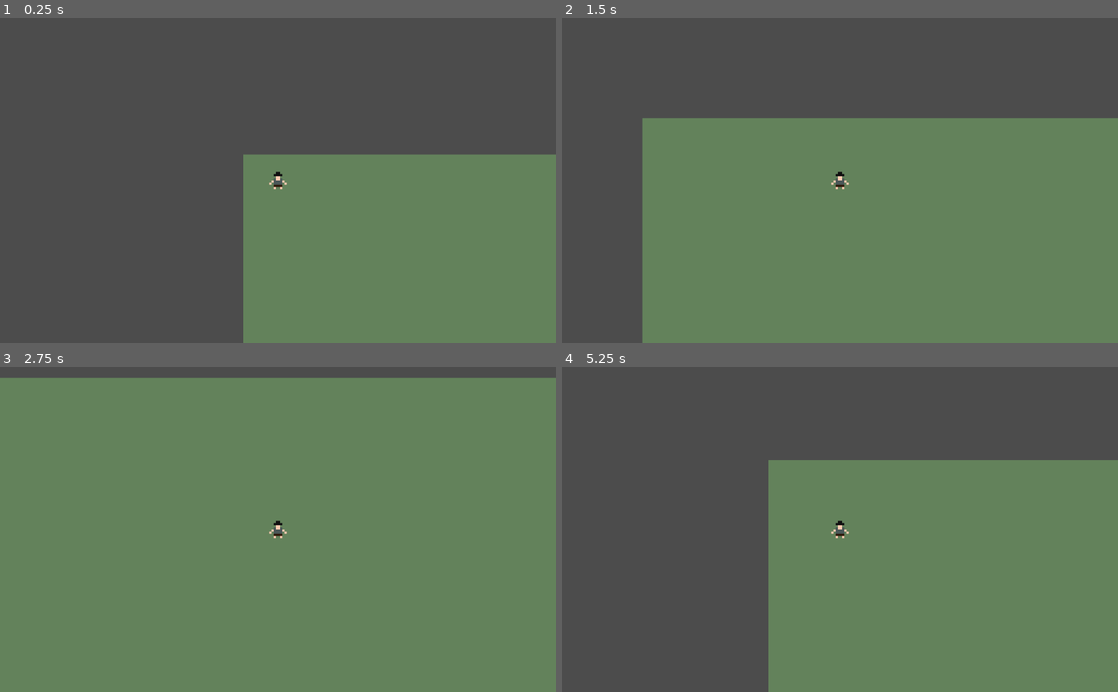
Above: before the commit, frames 1-4 (two rows, left to right).
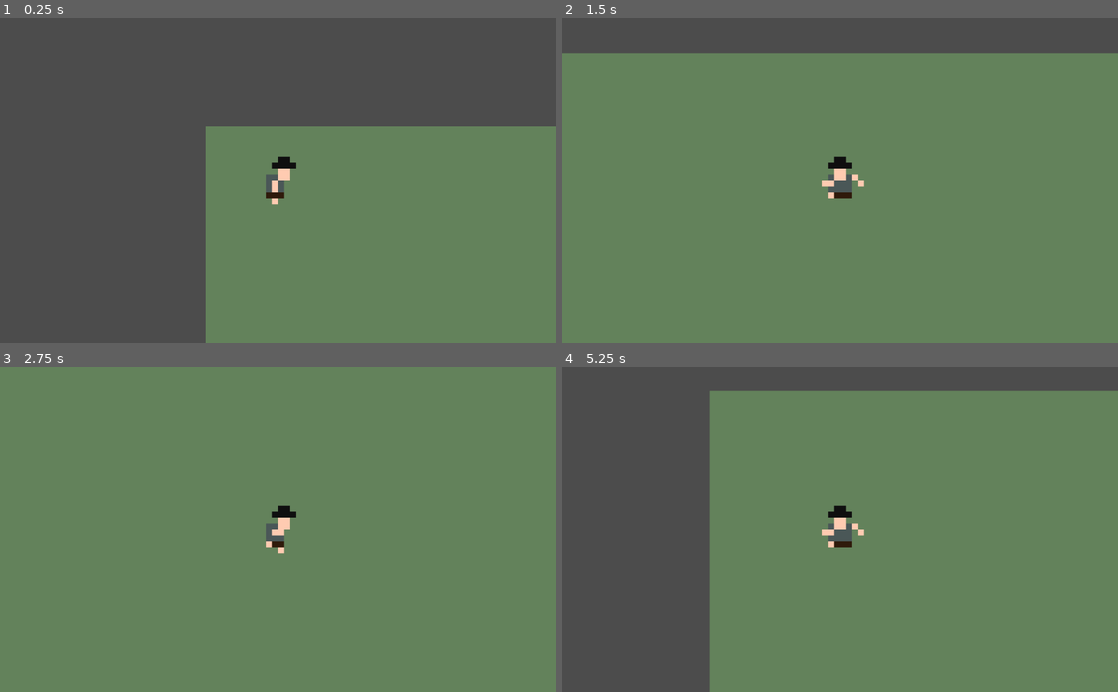
Above: after the commit, the same moments.

Repository: jaydensipe/FarmNer-Revival
Game: Godot game, scene res://FarmNer/Levels/MainLevel.tscn
The game is run twice, just before and just after one commit, with the same random seed, the same clock (stepped at 60 frames per second) and the same inputs.
Inputs:
- Up to frame 1 (0.25 s): no input
- Up to frame 2 (1.5 s): hold D (Right) 0.53-1.28 s; hold Shift (Shift) 0.53-1.28 s; hold S (Down) from 1.28 s (still down); tap Shift (Shift) at 1.35 s
- Up to frame 3 (2.75 s): release S (Down) at 2.03 s; hold D (Right) from 2.03 s (still down); hold Shift (Shift) from 2.03 s (still down)
- Up to frame 4 (5.25 s): release D (Right) at 2.78 s; release Shift (Shift) at 2.78 s; hold W (Up) 2.78-3.53 s; tap Shift (Shift) at 2.85, 4.35 s; hold Shift (Shift) 3.53-4.28 s; hold A (Left) 3.53-5.03 s; hold S (Down) from 5.03 s (still down); hold Shift (Shift) from 5.03 s (still down)

The runs differ from the first frame. In frame 1, 9.9% of the frame differs, in the area x 37-100%, y 33-100%; in frame 2, 30%, in the area x 0-100%, y 10-100%; in frame 3, 3.9%; in frame 4, 24%.

Commit message:
Player movement and animations worked on

Diff:
--- a/FarmNer/Levels/MainLevel.tscn
+++ b/FarmNer/Levels/MainLevel.tscn
@@ -1,6 +1,6 @@
 [gd_scene load_steps=2 format=2]
 
-[ext_resource path="res://FarmNer/Player.tscn" type="PackedScene" id=1]
+[ext_resource path="res://FarmNer/Player/Player.tscn" type="PackedScene" id=1]
 
 [node name="Game" type="Node2D"]
 
--- a/FarmNer/Player.gd
+++ /dev/null
@@ -1,26 +0,0 @@
-extends KinematicBody2D
-
-export (int) var speed = 75
-
-var velocity = Vector2()
-
-func get_input():
-	velocity = Vector2()
-	if Input.is_action_pressed('Right'):
-		velocity.x += 1
-	if Input.is_action_pressed('Left'):
-		velocity.x -= 1
-	if Input.is_action_pressed('Down'):
-		velocity.y += 1
-	if Input.is_action_pressed('Up'):
-		velocity.y -= 1
-	if (Input.is_action_pressed('Shift')):
-		speed = 100
-	elif (Input.is_action_just_released('Shift')):
-		speed = 75
-
-	velocity = velocity.normalized() * speed
-
-func _physics_process(delta):
-	get_input()
-	velocity = move_and_slide(velocity)
--- a/FarmNer/Player.tscn
+++ /dev/null
@@ -1,23 +0,0 @@
-[gd_scene load_steps=4 format=2]
-
-[ext_resource path="res://FarmNer/Player/spritesheet.png" type="Texture" id=1]
-[ext_resource path="res://FarmNer/Player.gd" type="Script" id=2]
-
-[sub_resource type="RectangleShape2D" id=1]
-extents = Vector2( 4, 4 )
-
-[node name="Player" type="KinematicBody2D"]
-position = Vector2( 16, 12 )
-script = ExtResource( 2 )
-
-[node name="Sprite" type="Sprite" parent="."]
-texture = ExtResource( 1 )
-region_enabled = true
-region_rect = Rect2( 4, 4, 8, 8 )
-
-[node name="CollisionShape2D" type="CollisionShape2D" parent="."]
-shape = SubResource( 1 )
-
-[node name="Camera2D" type="Camera2D" parent="."]
-current = true
-zoom = Vector2( 0.25, 0.25 )
--- /dev/null
+++ b/FarmNer/Player/Player.gd
@@ -0,0 +1,50 @@
+extends KinematicBody2D
+
+export (int) var speed = 75
+var sprintspeed = 1
+
+var directions = ["Right", "RightDown", "Down", "LeftDown", "Left", "LeftUp", "Up", "RightUp"]
+var velocity = Vector2()
+var facing = Vector2()
+
+
+func get_input():
+	velocity = Vector2()
+
+	# Movement & Animation
+
+	var left = Input.is_action_pressed("Left")
+	var right = Input.is_action_pressed("Right")
+	var up = Input.is_action_pressed("Up")
+	var down = Input.is_action_pressed("Down")
+
+	velocity.x = -int(left) + int(right)
+	velocity.y = (-int(up) + int(down)) / float(2)
+
+	if left || right || up || down:
+		facing = velocity
+
+	var animation = direction2str(facing)
+	$Sprite.play(animation)
+
+	# Sprinting
+
+	if (Input.is_action_pressed('Shift')):
+		sprintspeed = 1.25
+	elif (Input.is_action_just_released('Shift')):
+		sprintspeed = 1.0
+
+	velocity = velocity.normalized() * speed * sprintspeed
+
+
+func direction2str(direction):
+	var angle = direction.angle()
+	if angle < 0:
+		angle += 2 * PI
+	var index = round(angle / PI * 4)
+	return directions[index]
+
+
+func _physics_process(delta):
+	get_input()
+	velocity = move_and_slide(velocity, Vector2(0, 0))
--- /dev/null
+++ b/FarmNer/Player/Player.tscn
@@ -0,0 +1,296 @@
+[gd_scene load_steps=57 format=2]
+
+[ext_resource path="res://FarmNer/Player/spritesheet.png" type="Texture" id=1]
+[ext_resource path="res://FarmNer/Player/Player.gd" type="Script" id=2]
+
+[sub_resource type="AtlasTexture" id=27]
+atlas = ExtResource( 1 )
+region = Rect2( 0, 80, 16, 16 )
+
+[sub_resource type="AtlasTexture" id=28]
+atlas = ExtResource( 1 )
+region = Rect2( 16, 80, 16, 16 )
+
+[sub_resource type="AtlasTexture" id=29]
+atlas = ExtResource( 1 )
+region = Rect2( 32, 80, 16, 16 )
+
+[sub_resource type="AtlasTexture" id=30]
+atlas = ExtResource( 1 )
+region = Rect2( 48, 80, 16, 16 )
+
+[sub_resource type="AtlasTexture" id=31]
+atlas = ExtResource( 1 )
+region = Rect2( 64, 80, 16, 16 )
+
+[sub_resource type="AtlasTexture" id=32]
+atlas = ExtResource( 1 )
+region = Rect2( 80, 80, 16, 16 )
+
+[sub_resource type="AtlasTexture" id=33]
+atlas = ExtResource( 1 )
+region = Rect2( 0, 16, 16, 16 )
+
+[sub_resource type="AtlasTexture" id=34]
+atlas = ExtResource( 1 )
+region = Rect2( 16, 16, 16, 16 )
+
+[sub_resource type="AtlasTexture" id=35]
+atlas = ExtResource( 1 )
+region = Rect2( 32, 16, 16, 16 )
+
+[sub_resource type="AtlasTexture" id=36]
+atlas = ExtResource( 1 )
+region = Rect2( 48, 16, 16, 16 )
+
+[sub_resource type="AtlasTexture" id=37]
+atlas = ExtResource( 1 )
+region = Rect2( 64, 16, 16, 16 )
+
+[sub_resource type="AtlasTexture" id=38]
+atlas = ExtResource( 1 )
+region = Rect2( 80, 16, 16, 16 )
+
+[sub_resource type="AtlasTexture" id=39]
+atlas = ExtResource( 1 )
+region = Rect2( 0, 48, 16, 16 )
+
+[sub_resource type="AtlasTexture" id=40]
+atlas = ExtResource( 1 )
+region = Rect2( 16, 48, 16, 16 )
+
+[sub_resource type="AtlasTexture" id=41]
+atlas = ExtResource( 1 )
+region = Rect2( 32, 48, 16, 16 )
+
+[sub_resource type="AtlasTexture" id=42]
+atlas = ExtResource( 1 )
+region = Rect2( 48, 48, 16, 16 )
+
+[sub_resource type="AtlasTexture" id=43]
+atlas = ExtResource( 1 )
+region = Rect2( 64, 48, 16, 16 )
+
+[sub_resource type="AtlasTexture" id=44]
+atlas = ExtResource( 1 )
+region = Rect2( 80, 48, 16, 16 )
+
+[sub_resource type="AtlasTexture" id=45]
+atlas = ExtResource( 1 )
+region = Rect2( 0, 112, 16, 16 )
+
+[sub_resource type="AtlasTexture" id=46]
+atlas = ExtResource( 1 )
+region = Rect2( 16, 112, 16, 16 )
+
+[sub_resource type="AtlasTexture" id=47]
+atlas = ExtResource( 1 )
+region = Rect2( 32, 112, 16, 16 )
+
+[sub_resource type="AtlasTexture" id=48]
+atlas = ExtResource( 1 )
+region = Rect2( 48, 112, 16, 16 )
+
+[sub_resource type="AtlasTexture" id=49]
+atlas = ExtResource( 1 )
+region = Rect2( 64, 112, 16, 16 )
+
+[sub_resource type="AtlasTexture" id=50]
+atlas = ExtResource( 1 )
+region = Rect2( 80, 112, 16, 16 )
+
+[sub_resource type="AtlasTexture" id=2]
+atlas = ExtResource( 1 )
+region = Rect2( 0, 64, 16, 16 )
+
+[sub_resource type="AtlasTexture" id=3]
+atlas = ExtResource( 1 )
+region = Rect2( 16, 64, 16, 16 )
+
+[sub_resource type="AtlasTexture" id=4]
+atlas = ExtResource( 1 )
+region = Rect2( 32, 64, 16, 16 )
+
+[sub_resource type="AtlasTexture" id=5]
+atlas = ExtResource( 1 )
+region = Rect2( 48, 64, 16, 16 )
+
+[sub_resource type="AtlasTexture" id=6]
+atlas = ExtResource( 1 )
+region = Rect2( 64, 64, 16, 16 )
+
+[sub_resource type="AtlasTexture" id=7]
+atlas = ExtResource( 1 )
+region = Rect2( 80, 64, 16, 16 )
+
+[sub_resource type="AtlasTexture" id=8]
+atlas = ExtResource( 1 )
+region = Rect2( 0, 0, 16, 16 )
+
+[sub_resource type="AtlasTexture" id=9]
+atlas = ExtResource( 1 )
+region = Rect2( 16, 0, 16, 16 )
+
+[sub_resource type="AtlasTexture" id=10]
+atlas = ExtResource( 1 )
+region = Rect2( 32, 0, 16, 16 )
+
+[sub_resource type="AtlasTexture" id=11]
+atlas = ExtResource( 1 )
+region = Rect2( 48, 0, 16, 16 )
+
+[sub_resource type="AtlasTexture" id=12]
+atlas = ExtResource( 1 )
+region = Rect2( 64, 0, 16, 16 )
+
+[sub_resource type="AtlasTexture" id=13]
+atlas = ExtResource( 1 )
+region = Rect2( 80, 0, 16, 16 )
+
+[sub_resource type="AtlasTexture" id=14]
+atlas = ExtResource( 1 )
+region = Rect2( 0, 32, 16, 16 )
+
+[sub_resource type="AtlasTexture" id=15]
+atlas = ExtResource( 1 )
+region = Rect2( 16, 32, 16, 16 )
+
+[sub_resource type="AtlasTexture" id=16]
+atlas = ExtResource( 1 )
+region = Rect2( 32, 32, 16, 16 )
+
+[sub_resource type="AtlasTexture" id=17]
+atlas = ExtResource( 1 )
+region = Rect2( 48, 32, 16, 16 )
+
+[sub_resource type="AtlasTexture" id=18]
+atlas = ExtResource( 1 )
+region = Rect2( 64, 32, 16, 16 )
+
+[sub_resource type="AtlasTexture" id=19]
+atlas = ExtResource( 1 )
+region = Rect2( 80, 32, 16, 16 )
+
+[sub_resource type="AtlasTexture" id=20]
+atlas = ExtResource( 1 )
+region = Rect2( 0, 96, 16, 16 )
+
+[sub_resource type="AtlasTexture" id=21]
+atlas = ExtResource( 1 )
+region = Rect2( 16, 96, 16, 16 )
+
+[sub_resource type="AtlasTexture" id=22]
+atlas = ExtResource( 1 )
+region = Rect2( 32, 96, 16, 16 )
+
+[sub_resource type="AtlasTexture" id=23]
+atlas = ExtResource( 1 )
+region = Rect2( 48, 96, 16, 16 )
+
+[sub_resource type="AtlasTexture" id=24]
+atlas = ExtResource( 1 )
+region = Rect2( 64, 96, 16, 16 )
+
+[sub_resource type="AtlasTexture" id=25]
+atlas = ExtResource( 1 )
+region = Rect2( 80, 96, 16, 16 )
+
+[sub_resource type="AtlasTexture" id=51]
+atlas = ExtResource( 1 )
+region = Rect2( 0, 0, 16, 16 )
+
+[sub_resource type="AtlasTexture" id=52]
+atlas = ExtResource( 1 )
+region = Rect2( 48, 64, 16, 16 )
+
+[sub_resource type="AtlasTexture" id=53]
+atlas = ExtResource( 1 )
+region = Rect2( 48, 32, 16, 16 )
+
+[sub_resource type="AtlasTexture" id=54]
+atlas = ExtResource( 1 )
+region = Rect2( 32, 96, 16, 16 )
+
+[sub_resource type="SpriteFrames" id=26]
+animations = [ {
+"frames": [ SubResource( 27 ), SubResource( 28 ), SubResource( 29 ), SubResource( 30 ), SubResource( 31 ), SubResource( 32 ) ],
+"loop": true,
+"name": "RightUp",
+"speed": 5.0
+}, {
+"frames": [ SubResource( 33 ), SubResource( 34 ), SubResource( 35 ), SubResource( 36 ), SubResource( 37 ), SubResource( 38 ) ],
+"loop": true,
+"name": "LeftDown",
+"speed": 5.0
+}, {
+"frames": [ SubResource( 39 ), SubResource( 40 ), SubResource( 41 ), SubResource( 42 ), SubResource( 43 ), SubResource( 44 ) ],
+"loop": true,
+"name": "LeftUp",
+"speed": 5.0
+}, {
+"frames": [ SubResource( 45 ), SubResource( 46 ), SubResource( 47 ), SubResource( 48 ), SubResource( 49 ), SubResource( 50 ) ],
+"loop": true,
+"name": "RightDown",
+"speed": 5.0
+}, {
+"frames": [ SubResource( 2 ), SubResource( 3 ), SubResource( 4 ), SubResource( 5 ), SubResource( 6 ), SubResource( 7 ) ],
+"loop": true,
+"name": "Up",
+"speed": 5.0
+}, {
+"frames": [ SubResource( 8 ), SubResource( 9 ), SubResource( 10 ), SubResource( 11 ), SubResource( 12 ), SubResource( 13 ) ],
+"loop": true,
+"name": "Down",
+"speed": 5.0
+}, {
+"frames": [ SubResource( 14 ), SubResource( 15 ), SubResource( 16 ), SubResource( 17 ), SubResource( 18 ), SubResource( 19 ) ],
+"loop": true,
+"name": "Left",
+"speed": 5.0
+}, {
+"frames": [ SubResource( 20 ), SubResource( 21 ), SubResource( 22 ), SubResource( 23 ), SubResource( 24 ), SubResource( 25 ) ],
+"loop": true,
+"name": "Right",
+"speed": 5.0
+}, {
+"frames": [ SubResource( 51 ) ],
+"loop": true,
+"name": "IdleFront",
+"speed": 5.0
+}, {
+"frames": [ SubResource( 52 ) ],
+"loop": true,
+"name": "IdleBack",
+"speed": 5.0
+}, {
+"frames": [ SubResource( 53 ) ],
+"loop": true,
+"name": "IdleLeft",
+"speed": 5.0
+}, {
+"frames": [ SubResource( 54 ) ],
+"loop": true,
+"name": "IdleRight",
+"speed": 5.0
+} ]
+
+[sub_resource type="RectangleShape2D" id=1]
+extents = Vector2( 4, 4 )
+
+[node name="Player" type="KinematicBody2D"]
+position = Vector2( 16, 12 )
+script = ExtResource( 2 )
+
+[node name="Sprite" type="AnimatedSprite" parent="."]
+scale = Vector2( 1.30658, 1.30658 )
+frames = SubResource( 26 )
+animation = "IdleRight"
+speed_scale = 2.0
+
+[node name="CollisionShape2D" type="CollisionShape2D" parent="."]
+scale = Vector2( 1.36309, 1.36309 )
+shape = SubResource( 1 )
+
+[node name="Camera2D" type="Camera2D" parent="."]
+current = true
+zoom = Vector2( 0.12, 0.12 )
